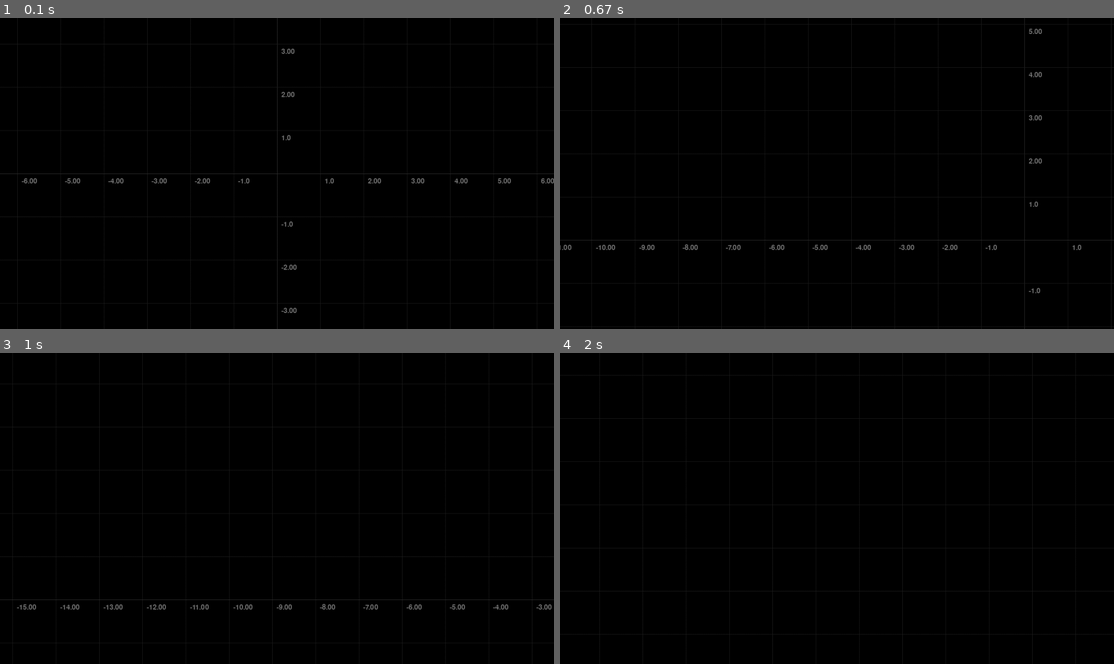
Above: before the commit, frames 1-4 (two rows, left to right).
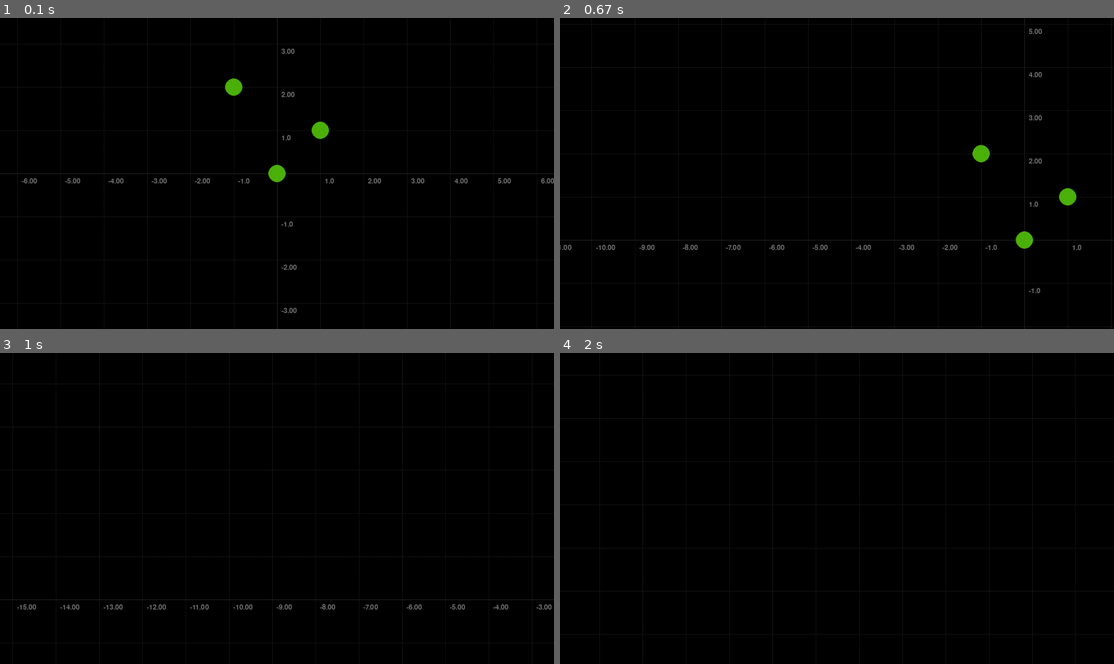
Above: after the commit, the same moments.

Repository: Bluemi/viztools
Game: pygame game, started from scripts/main.py
Same seed, same stepped clock (60 frames per second), same inputs: the game is played once before the commit and once after it.
Inputs (mouse positions are in pixels of both pictures, inside the frame that each line leads up to):
- Up to frame 1 (0.1 s): no input
- Up to frame 2 (0.67 s): press the mouse at (704, 176) at 0.37 s; move the mouse to (798, 207) at 0.47 s; release the mouse at (892, 241) at 0.6 s
- Up to frame 3 (1 s): press the mouse at (144, 511) at 0.7 s; move the mouse to (243, 524) at 0.8 s; release the mouse at (343, 536) at 0.93 s
- Up to frame 4 (2 s): press the mouse at (704, 511) at 1.07 s; move the mouse to (759, 548) at 1.17 s; release the mouse at (809, 589) at 1.3 s; press the mouse at (704, 511) at 1.43 s; move the mouse to (842, 533) at 1.53 s; move the mouse to (981, 558) at 1.63 s; release the mouse at (981, 558) at 1.67 s; press the mouse at (704, 511) at 1.8 s; move the mouse to (864, 552) at 1.9 s

The runs differ from the first frame. In frame 1, 0.4% of the frame differs, in the area x 40-60%, y 19-53%; in frame 2, 0.4%, in the area x 74-94%, y 40-75%; in frame 3, nothing differs; in frame 4, nothing differs.

Commit message:
add drawables

Diff:
--- a/pygame_viztools/coordinate_system.py
+++ b/pygame_viztools/coordinate_system.py
@@ -22,7 +22,7 @@
         # user control
         self.dragging: bool = False
         self.mouse_position = np.zeros(2, dtype=int)
-        self.zoom_factor = 1
+        self.zoom_factor = 100
 
     def zoom_out(self, focus_point=None, scale=1.2):
         scale = 1 / scale
@@ -55,7 +55,7 @@
         """
         return self.space_to_screen(np.array([0.0, 0.0]))
 
-    def space_to_screen(self, mat: np.ndarray):
+    def space_to_screen(self, mat: np.ndarray) -> np.ndarray:
         """
         Transform the given matrix with the internal coordinates.
 
@@ -104,7 +104,7 @@
         return render_needed
 
 
-def transform(transform_matrix: np.ndarray, mat: np.ndarray, perspective=False):
+def transform(transform_matrix: np.ndarray, mat: np.ndarray, perspective=False) -> np.ndarray:
     """
     Transforms a given matrix with the given transformation matrix.
     Transformation matrix should be of shape [2, 2] or [3, 3]. If transformation matrix is of shape [3, 3] and the
--- /dev/null
+++ b/pygame_viztools/drawable.py
@@ -0,0 +1,44 @@
+from abc import ABC, abstractmethod
+from typing import List, Tuple
+
+import pygame as pg
+import numpy as np
+
+from pygame_viztools.coordinate_system import CoordinateSystem
+
+
+class Drawable(ABC):
+    @abstractmethod
+    def draw(self, screen: pg.Surface, coordinate_system: CoordinateSystem):
+        pass
+
+
+class Points(Drawable):
+    def __init__(self, points: np.ndarray, size: int | float = 3, color: pg.Color = pg.Color(77, 178, 11)):
+        """
+        Drawable to display a set of points.
+        :param points: A list of points with the shape [N, 2] where N is the number of points.
+        :param size: The radius of the points. If set to an integer, this is the radius on the screen in pixels. If set
+                     to a float, this is the radius on the screen in units of the coordinate system.
+        """
+        self.points = points
+        self.size = size
+        self.color = color
+
+    def draw(self, screen: pg.Surface, coordinate_system: CoordinateSystem):
+        screen_points = to_draw_positions(self.points, coordinate_system)
+        draw_size = self.size
+        if isinstance(draw_size, float):
+            draw_size = max(int(draw_size * coordinate_system.zoom_factor), 1)
+        for pos in screen_points:
+            pg.draw.circle(screen, self.color, pos, draw_size)
+
+
+def to_draw_positions(points: np.ndarray, coordinate_system: CoordinateSystem) -> List[Tuple[int, int]]:
+    screen_points = coordinate_system.space_to_screen(points.T)
+    return screen_points_to_tuple_list(screen_points)
+
+
+def screen_points_to_tuple_list(screen_points: np.ndarray) -> List[Tuple[int, int]]:
+    # noinspection PyTypeChecker
+    return [tuple(p) for p in screen_points.astype(int).T.tolist()]
--- a/pygame_viztools/viewer.py
+++ b/pygame_viztools/viewer.py
@@ -1,9 +1,10 @@
 from abc import abstractmethod, ABC
-from typing import Tuple, Optional
+from typing import Tuple, Optional, List, Union
 
 import pygame as pg
 
 from pygame_viztools.coordinate_system import DEFAULT_SCREEN_SIZE, CoordinateSystem, draw_coordinate_system
+from pygame_viztools.drawable import Drawable
 
 
 class Viewer(ABC):
@@ -49,6 +50,10 @@
     def render(self):
         pass
 
+    def render_drawables(self, drawables: List[Drawable]):
+        for drawable in drawables:
+            drawable.draw(self.screen, self.coordinate_system)
+
     def _render(self):
         self.screen.fill((0, 0, 0))
         if self.render_coordinate_system:
--- a/scripts/main.py
+++ b/scripts/main.py
@@ -1,17 +1,22 @@
 #!/usr/bin/env python3
+import numpy as np
 import pygame as pg
 
+from pygame_viztools.drawable import Points
 from pygame_viztools.viewer import Viewer
 
 class SimpleViewer(Viewer):
     def __init__(self):
         super().__init__()
+        self.points = Points(
+            np.array([[0, 0], [1, 1], [-1, 2]]), size=0.2
+        )
 
     def tick(self, delta_time: float):
         pass
 
     def render(self):
-        pass
+        self.render_drawables([self.points])
 
     def handle_event(self, event: pg.event.Event):
         super().handle_event(event)
